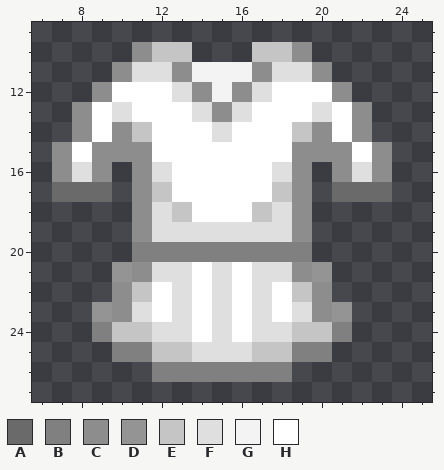
Pixel-art sprite -- Resources/Textures/Clothing/Uniforms/Jumpskirt/color.rsi/icon.png. The picture above is the old version.
The file is 32x32 pixels. Colours within 5 levels of each other are drawn and written as one. Shown: x 6..25, y 9..27.
Palette (. is transparent): A #6a6a6a  B #808080  C #8d8d8d  D #949494  E #c5c5c5  F #dfdfdf  G #f3f3f3  H #ffffff
Pixels before, first column x 7:
10 ....CEE...EEC....
11 ...CFFCGGGCFFC...
12 ..CHHHFCGCFHHHC..
13 .CHFHHHFCFHHHFHC.
14 .CHCEHHHFHHHECHC.
15 CHCCCHHHHHHHCCCHC
16 CFC.CFHHHHHFC.CFC
17 AAA.CEHHHHHEC.AAA
18 ....CFEHHHEFC....
19 ....CFFFFFFFC....
20 ....BBBBBBBBB....
21 ...DCFFHFHFFCD...
22 ...CEHFHFHFHEC...
23 ..DCFHFHFHFHFCD..
24 ..BEEFFHFHFFEEB..
25 ...BBEEFFFEEBB...
26 .....BBBBBBB.....
New version:
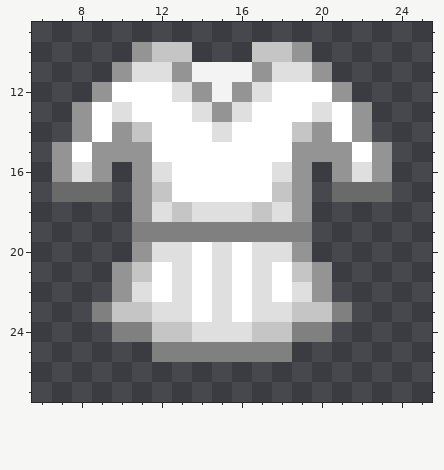
The exact change:
Changed rows in their new state; - is an unchanged pixel.
first column x 7:
10 ----D-------D----
11 ---D--D---D--D---
12 --D----D-D----D--
13 -D------D------D-
14 -D-D---------D-D-
15 D-DDD-------DDD-D
16 D-D-D-------D-D-D
17 ----D-------D----
18 ----D--FFF--D----
19 ----BBBBBBBBB----
20 ----DFFHFHFFD----
21 ----EH-----HE----
22 ---DF-------FD---
23 --BEEF-----FEEB--
24 --.BBEEF-FEEBB.--
25 ---..BBBBBBB..---
26 -----.......-----
Where, in picture pixels (left, top, right, bottom), the same in both pictures:
changed: (52, 42, 392, 382)
